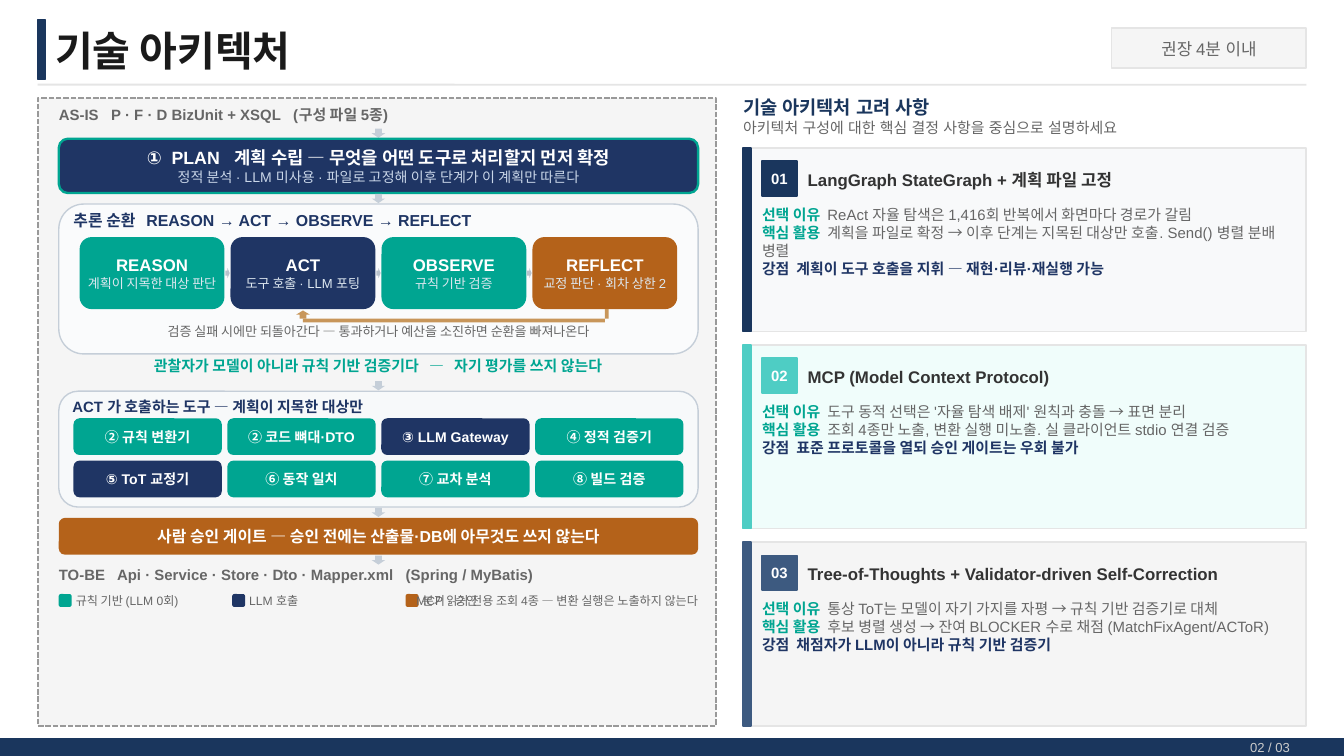
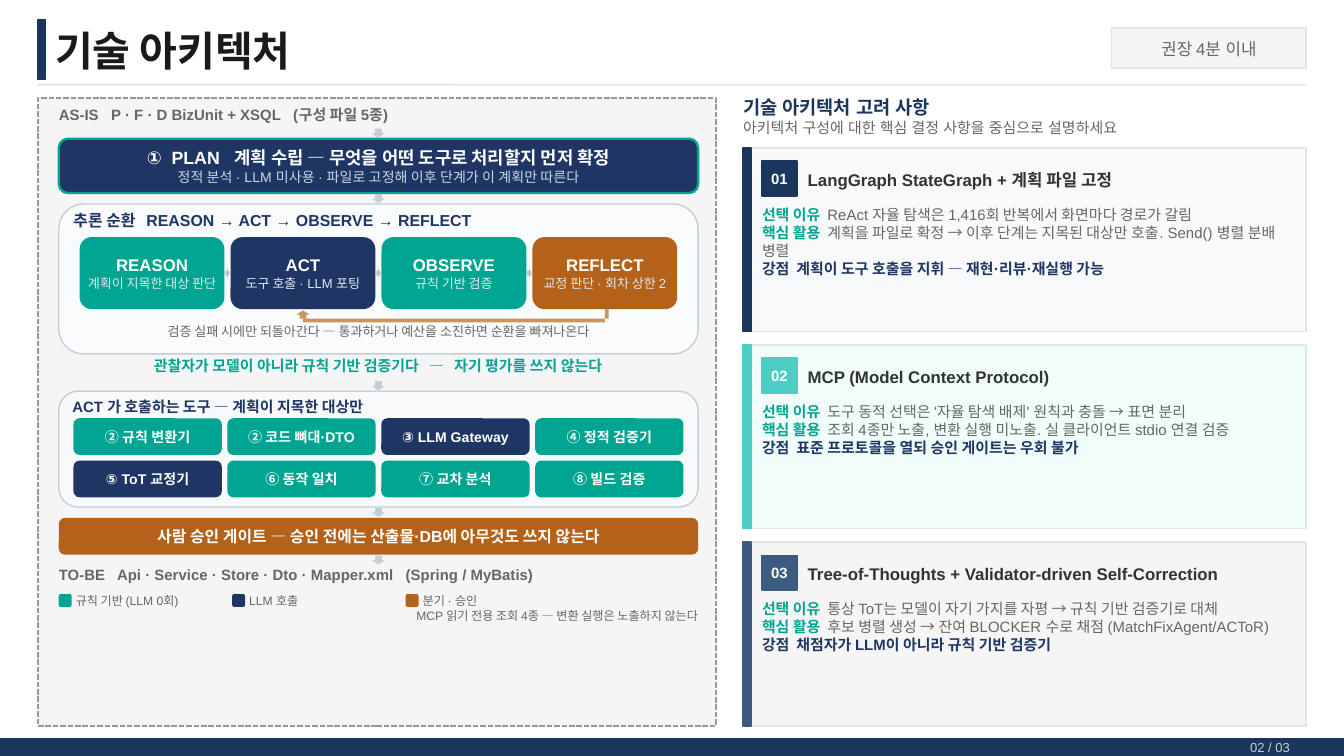
Before and after one commit to jesoomin/TransGscm, a slide deck: slide 3 of docs/weekly/assets/최종발표장표.pptx. Drawn at 1344x756 pixels with LibreOffice and Linux fonts; fonts in the diff are those of the drawing. Boxes give left, top, right and bottom in pixels: in the first picture for what was removed or moved away, otherwise in the second. Text is boxed around its words. In the diff, an @@ line names an element or a change of style, - is before the commit and + after.

```diff
--- a/docs/weekly/assets/최종발표장표.pptx
+++ b/docs/weekly/assets/최종발표장표.pptx
@@ text "MCP 읽기 전용 조회 4종 ...": place and size @@
-text "MCP 읽기 전용 조회 4종 ..." at [416,595,698,607]
+text "MCP 읽기 전용 조회 4종 ..." at [416,610,698,621]
```
Also in this commit, not shown: 2 other slides changed, 1 other file.
